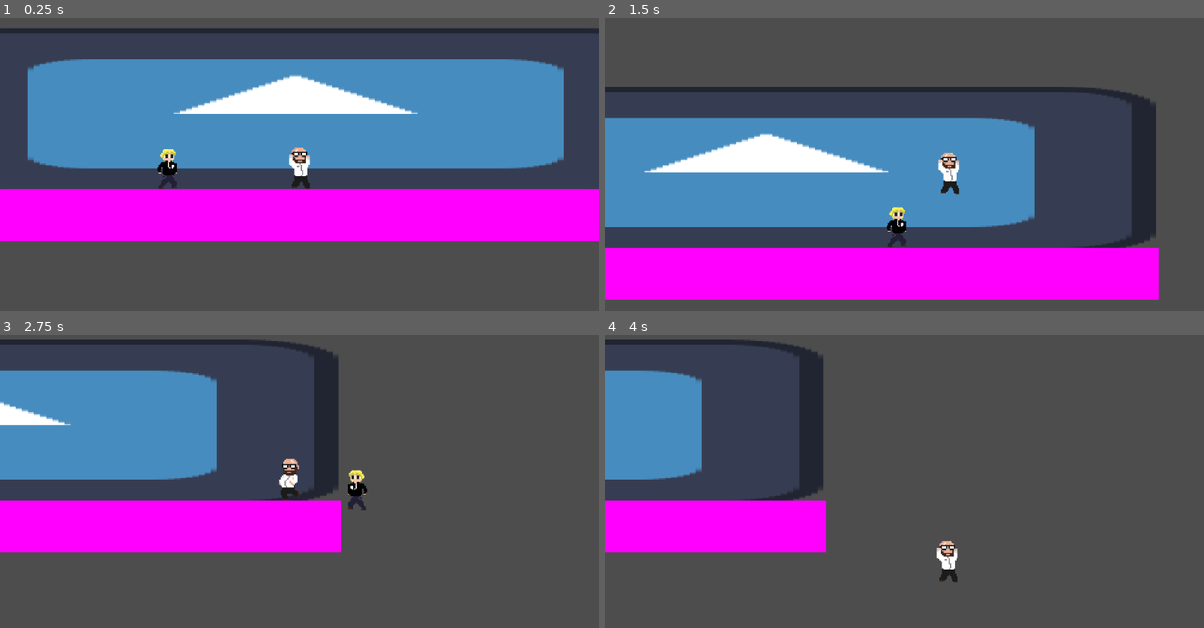
Above: before the commit, frames 1-4 (two rows, left to right).
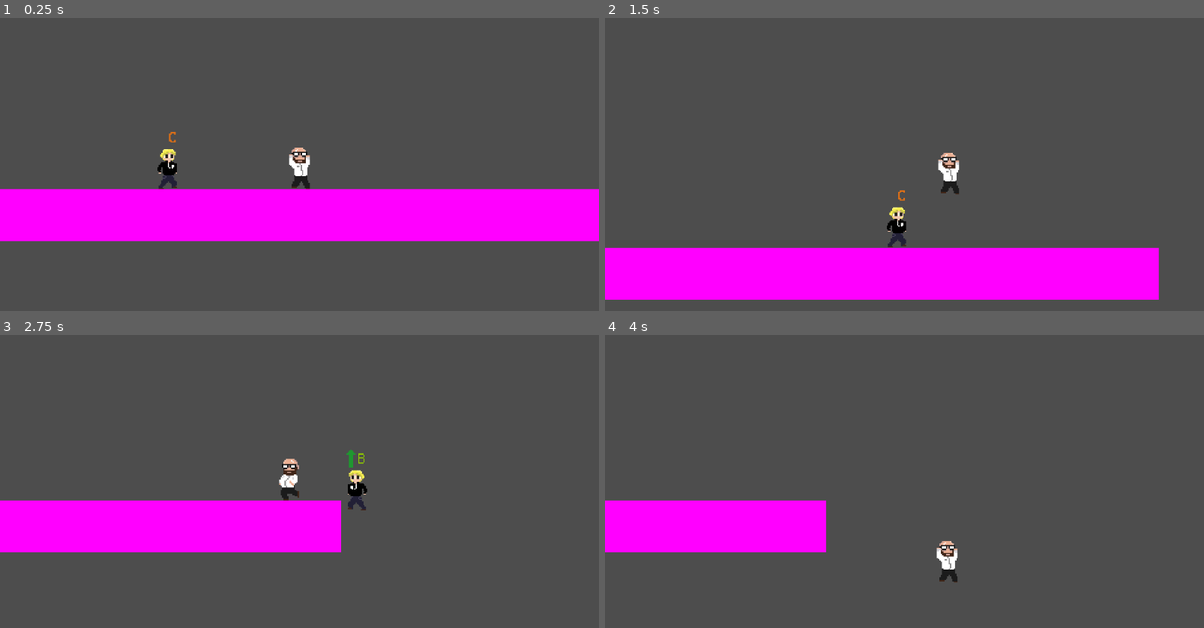
Above: after the commit, the same moments.

Repository: rddtz/training-gj
Game: Godot game, scene res://Scenes/main.tscn
Same seed, same stepped clock (60 frames per second), same inputs: the game is played once before the commit and once after it. The engine's default icon, where the game draws it, is replaced by a stand-in: a white triangle on a blue panel in a dark square.
Inputs:
- Up to frame 1 (0.25 s): no input
- Up to frame 2 (1.5 s): tap Enter (ui_accept) at 0.5 s; hold U 0.53-1.28 s; hold D (moveRight) from 0.53 s (still down); tap Space (jump) at 0.77 s; tap U at 1.35 s
- Up to frame 3 (2.75 s): tap Space (jump) at 1.52 s; release D (moveRight) at 2.03 s; hold A (moveLeft) from 2.03 s (still down); hold U from 2.03 s (still down)
- Up to frame 4 (4 s): release A (moveLeft) at 2.78 s; release U at 2.78 s; hold D (moveRight) from 2.78 s (still down); tap U at 2.85 s; tap Space (jump) at 3.02, 3.77 s; hold U from 3.53 s (still down)

The runs differ from the first frame. In frame 1, 35% of the frame differs, in the area x 0-100%, y 3-59%; in frame 2, 30%; in frame 3, 17%; in frame 4, 8.7%.

Commit message:
vida inimigos

Diff:
--- a/Scenes/area_de_testes.tscn
+++ b/Scenes/area_de_testes.tscn
@@ -22,6 +22,7 @@
 texture = SubResource("PlaceholderTexture2D_4cjt4")
 
 [node name="background" type="TextureRect" parent="."]
+visible = false
 z_index = -1
 offset_left = -302.0
 offset_top = -124.0
--- /dev/null
+++ b/Scenes/grade_enemy.tscn
@@ -0,0 +1,145 @@
+[gd_scene load_steps=15 format=3 uid="uid://bsc465m5wra2p"]
+
+[ext_resource type="Script" path="res://Scripts/grade_enemy.gd" id="1_ifu1e"]
+[ext_resource type="Texture2D" uid="uid://ujyffyghjyxx" path="res://Assets/others/grades.png" id="2_e6ws8"]
+[ext_resource type="Texture2D" uid="uid://dolkyfam2jxuh" path="res://Assets/others/arrows.png" id="3_j24ta"]
+
+[sub_resource type="AtlasTexture" id="AtlasTexture_5y6to"]
+atlas = ExtResource("2_e6ws8")
+region = Rect2(48, 0, 16, 16)
+
+[sub_resource type="AtlasTexture" id="AtlasTexture_8253y"]
+atlas = ExtResource("2_e6ws8")
+region = Rect2(32, 0, 16, 16)
+
+[sub_resource type="AtlasTexture" id="AtlasTexture_aeo8y"]
+atlas = ExtResource("2_e6ws8")
+region = Rect2(16, 0, 16, 16)
+
+[sub_resource type="AtlasTexture" id="AtlasTexture_dxvnx"]
+atlas = ExtResource("2_e6ws8")
+region = Rect2(0, 0, 16, 16)
+
+[sub_resource type="SpriteFrames" id="SpriteFrames_0n26c"]
+animations = [{
+"frames": [{
+"duration": 1.0,
+"texture": SubResource("AtlasTexture_5y6to")
+}],
+"loop": true,
+"name": &"0",
+"speed": 5.0
+}, {
+"frames": [{
+"duration": 1.0,
+"texture": SubResource("AtlasTexture_8253y")
+}],
+"loop": true,
+"name": &"1",
+"speed": 5.0
+}, {
+"frames": [{
+"duration": 1.0,
+"texture": SubResource("AtlasTexture_aeo8y")
+}],
+"loop": true,
+"name": &"2",
+"speed": 5.0
+}, {
+"frames": [{
+"duration": 1.0,
+"texture": SubResource("AtlasTexture_dxvnx")
+}],
+"loop": true,
+"name": &"3",
+"speed": 5.0
+}, {
+"frames": [],
+"loop": true,
+"name": &"default",
+"speed": 5.0
+}]
+
+[sub_resource type="AtlasTexture" id="AtlasTexture_winhb"]
+atlas = ExtResource("3_j24ta")
+region = Rect2(16, 0, 16, 16)
+
+[sub_resource type="AtlasTexture" id="AtlasTexture_674dw"]
+atlas = ExtResource("3_j24ta")
+region = Rect2(0, 0, 16, 16)
+
+[sub_resource type="SpriteFrames" id="SpriteFrames_jvgkq"]
+animations = [{
+"frames": [],
+"loop": true,
+"name": &"default",
+"speed": 5.0
+}, {
+"frames": [{
+"duration": 1.0,
+"texture": SubResource("AtlasTexture_winhb")
+}],
+"loop": true,
+"name": &"down",
+"speed": 5.0
+}, {
+"frames": [{
+"duration": 1.0,
+"texture": SubResource("AtlasTexture_674dw")
+}],
+"loop": true,
+"name": &"up",
+"speed": 5.0
+}]
+
+[sub_resource type="Animation" id="Animation_pxici"]
+resource_name = "dissolve"
+tracks/0/type = "value"
+tracks/0/imported = false
+tracks/0/enabled = true
+tracks/0/path = NodePath("AnimatedSprite2D2:modulate")
+tracks/0/interp = 1
+tracks/0/loop_wrap = true
+tracks/0/keys = {
+"times": PackedFloat32Array(0, 1),
+"transitions": PackedFloat32Array(1, 1),
+"update": 0,
+"values": [Color(1, 1, 1, 1), Color(1, 1, 1, 0)]
+}
+
+[sub_resource type="Animation" id="Animation_hljy4"]
+length = 0.001
+tracks/0/type = "value"
+tracks/0/imported = false
+tracks/0/enabled = true
+tracks/0/path = NodePath("AnimatedSprite2D2:modulate")
+tracks/0/interp = 1
+tracks/0/loop_wrap = true
+tracks/0/keys = {
+"times": PackedFloat32Array(0),
+"transitions": PackedFloat32Array(1),
+"update": 0,
+"values": [Color(1, 1, 1, 1)]
+}
+
+[sub_resource type="AnimationLibrary" id="AnimationLibrary_p837b"]
+_data = {
+"RESET": SubResource("Animation_hljy4"),
+"dissolve": SubResource("Animation_pxici")
+}
+
+[node name="GradeEnemy" type="Node2D"]
+script = ExtResource("1_ifu1e")
+
+[node name="AnimatedSprite2D" type="AnimatedSprite2D" parent="."]
+sprite_frames = SubResource("SpriteFrames_0n26c")
+autoplay = "default"
+
+[node name="AnimatedSprite2D2" type="AnimatedSprite2D" parent="."]
+sprite_frames = SubResource("SpriteFrames_jvgkq")
+autoplay = "default"
+
+[node name="AnimationPlayer" type="AnimationPlayer" parent="."]
+libraries = {
+"": SubResource("AnimationLibrary_p837b")
+}
--- a/Scenes/inimigo.tscn
+++ b/Scenes/inimigo.tscn
@@ -1,10 +1,11 @@
-[gd_scene load_steps=22 format=3 uid="uid://clyxhwdcfskig"]
+[gd_scene load_steps=23 format=3 uid="uid://clyxhwdcfskig"]
 
 [ext_resource type="Script" path="res://Scripts/inimigo.gd" id="1_gujwf"]
 [ext_resource type="Texture2D" uid="uid://d3g35evbx6mpb" path="res://Assets/enemys/enemy_die.png" id="2_rs11e"]
 [ext_resource type="Texture2D" uid="uid://dxkpkt7ymnow0" path="res://Assets/enemys/enemy_idle.png" id="3_mxp4r"]
 [ext_resource type="Texture2D" uid="uid://c877tf8q3j71v" path="res://Assets/enemys/enemy_dead.png" id="4_nt8dj"]
 [ext_resource type="Texture2D" uid="uid://bwx0lyn6tf2ux" path="res://Assets/enemys/enemy_walk.png" id="5_ibot6"]
+[ext_resource type="PackedScene" uid="uid://bsc465m5wra2p" path="res://Scenes/grade_enemy.tscn" id="6_wimkt"]
 
 [sub_resource type="AtlasTexture" id="AtlasTexture_tjfac"]
 atlas = ExtResource("2_rs11e")
@@ -128,9 +129,10 @@
 radius = 7.0
 height = 28.0
 
-[node name="Inimigo_corajoso" type="CharacterBody2D"]
+[node name="Inimigo_corajoso" type="CharacterBody2D" node_paths=PackedStringArray("grade_node")]
 collision_layer = 4
 script = ExtResource("1_gujwf")
+grade_node = NodePath("GradeEnemy")
 
 [node name="AnimatedSprite2D" type="AnimatedSprite2D" parent="."]
 sprite_frames = SubResource("SpriteFrames_2qbeu")
@@ -148,4 +150,8 @@
 position = Vector2(0, 1)
 shape = SubResource("CapsuleShape2D_n70ir")
 
+[node name="GradeEnemy" parent="." node_paths=PackedStringArray("enemy") instance=ExtResource("6_wimkt")]
+position = Vector2(0, -24)
+enemy = NodePath("..")
+
 [connection signal="body_entered" from="Dano" to="." method="_on_dano_body_entered"]
--- /dev/null
+++ b/Scripts/grade_enemy.gd
@@ -0,0 +1,29 @@
+extends Node2D
+
+@onready var animated_sprite_2d: AnimatedSprite2D = $AnimatedSprite2D
+@export var enemy : Node2D
+@onready var animation_player: AnimationPlayer = $AnimationPlayer
+@onready var arrow_sprite: AnimatedSprite2D = $AnimatedSprite2D2
+
+
+# Called when the node enters the scene tree for the first time.
+func _ready() -> void:
+	pass # Replace with function body.
+
+
+# Called every frame. 'delta' is the elapsed time since the previous frame.
+func _process(delta: float) -> void:
+	pass
+
+func change_grade():
+	animated_sprite_2d.play(str(enemy.vida));
+
+func up():
+	change_grade()
+	arrow_sprite.play("up")
+	animation_player.play("dissolve")
+
+func down():
+	change_grade()
+	arrow_sprite.play("down")
+	animation_player.play("dissolve")
--- a/Scripts/inimigo.gd
+++ b/Scripts/inimigo.gd
@@ -1,6 +1,6 @@
 extends CharacterBody2D
 # Called when the node enters the scene tree for the first time.
-const SPEED = 60
+const SPEED = 60 #60
 var direction := 1
 
 @onready var player: CharacterBody2D = %Player
@@ -12,8 +12,12 @@
 const ACCELERATION = 15
 const FRICTION = 30
 
-var vida := 3
+@export var grade_node : Node2D
+var vida := 1
 var maxvida := 3
+
+func _ready() -> void:
+	grade_node.change_grade()
 
 # Called every frame. 'delta' is the elapsed time since the previous frame.
 func _physics_process(delta: float) -> void:
@@ -23,6 +27,7 @@
 	if player.position.x < position.x: direction = -1
 	else: if player.position.x > position.x: direction = 1
 	else: direction = 0
+
 
 	if direction: velocity.x = velocity.move_toward(MOVEMENT_SPEED * direction, ACCELERATION).x
 
@@ -39,4 +44,7 @@
 func _on_dano_body_entered(body: Node2D) -> void:
 	# Ativar o dano
 	print("dano")
-	if body.name == 'Player': pass # Replace with function body.
+	if body.name == 'Player':
+		if vida < maxvida:
+			vida += 1
+		grade_node.up()
